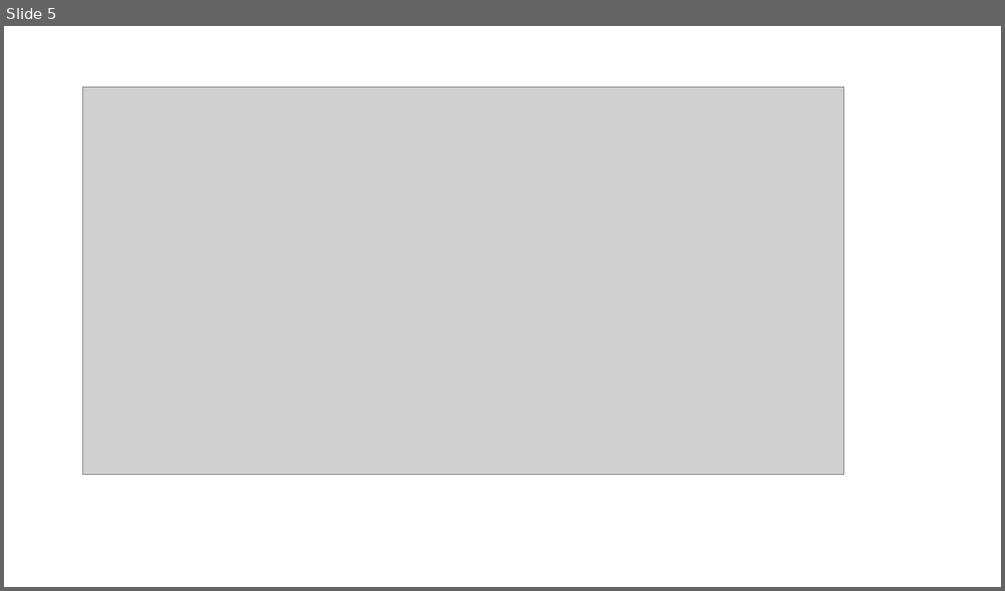
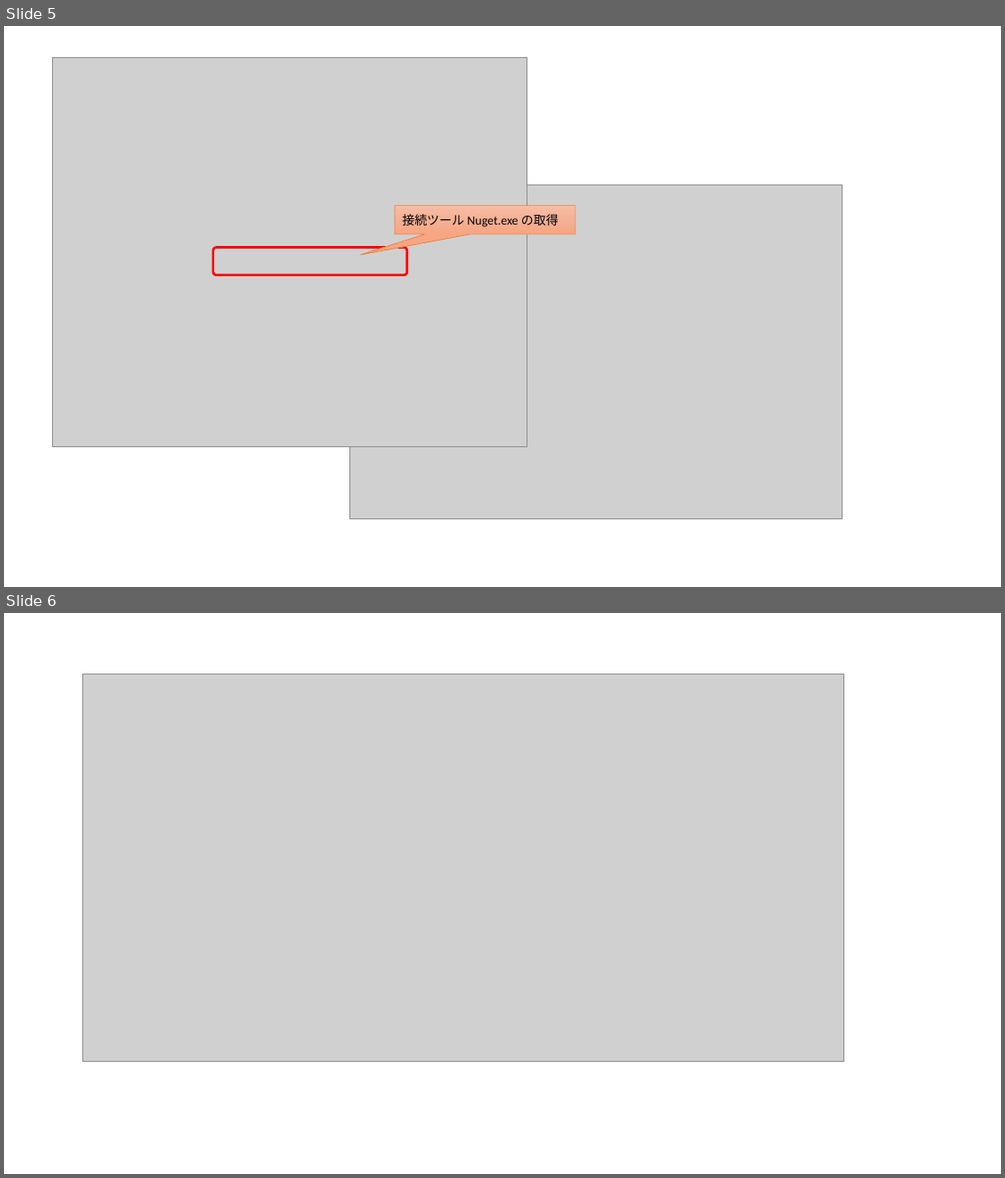
Before and after one commit to ayuina/ainaba-csa-blog, a slide deck: package-management-with-azure-artifacts/images/figures.pptx. Shown one above the other, each under a label of ours: slide 5 before the commit, slides 5 and 6 after it. The pictures are 1005x591 and 1005x1178 pixels, drawn with LibreOffice and Linux fonts; fonts in the diff are those of the drawing; grey boxes stand for pictures. Boxes give left, top, right and bottom in pixels: in the first picture for what was removed or moved away, otherwise in the second. Text is boxed around its words. In the diff, an @@ line names an element or a change of style, - is before the commit and + after.

```diff
--- a/package-management-with-azure-artifacts/images/figures.pptx
+++ b/package-management-with-azure-artifacts/images/figures.pptx
@@ slide 5 added at (4,26,1001,587), background #FFFFFF @@
@@ picture added at (52,57,526,447) @@
@@ picture added at (350,185,842,519) @@
@@ speech box added at (395,206,576,234), fill gradient #F7BDA5 to #F5B196 to #F8A582, outline #ED7D31 0.5 pt, 12 pt, text #000000 @@
+接続ツール Nuget.exe の取得
@@ rounded rectangle added at (213,248,407,275), outline #FF0000 2.25 pt @@
@@ what was slide 5 is now slide 6 @@
```
Also in this commit, not shown: 1 slide changed, 4 other files.
